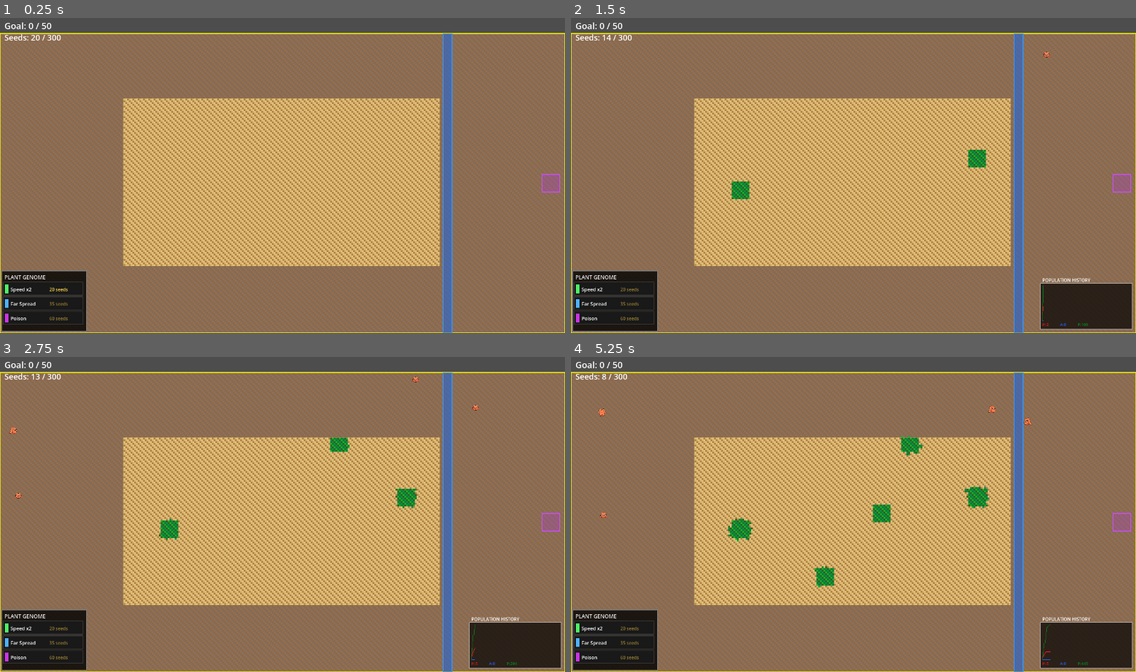
Above: before the commit, frames 1-4 (two rows, left to right).
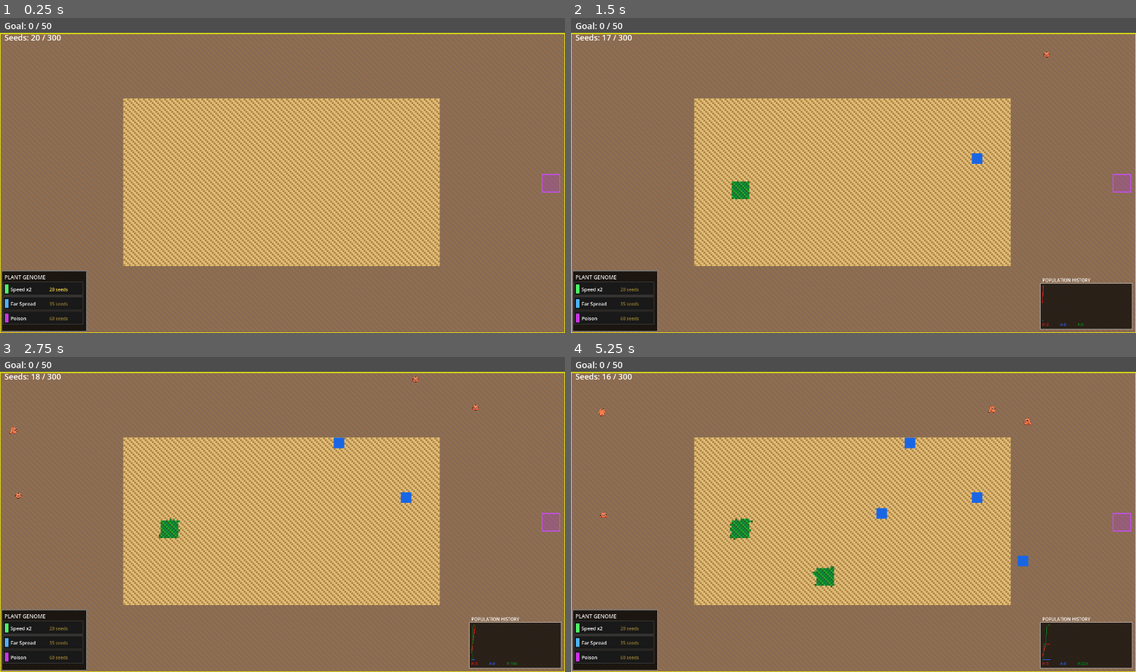
Above: after the commit, the same moments.

Repository: mamo1016/ecosystem-game
Game: Godot game, scene res://world.tscn
Two runs of this game, one before a commit and one after it. Both use one fixed random seed, a clock stepped at 60 frames per second and the inputs below.
Inputs (mouse positions are in pixels of both pictures, inside the frame that each line leads up to):
- Up to frame 1 (0.25 s): no input
- Up to frame 2 (1.5 s): tap Enter at 0.5 s; move the mouse to (977, 159) at 0.52 s; hold Shift 0.53-1.28 s; click (977, 159) at 0.67 s; tap Space at 1.25 s; move the mouse to (740, 191) at 1.27 s; tap Shift at 1.35 s; click (740, 191) at 1.42 s
- Up to frame 3 (2.75 s): tap Enter at 2 s; move the mouse to (339, 445) at 2.02 s; hold Shift from 2.03 s (still down); click (339, 445) at 2.17 s
- Up to frame 4 (5.25 s): move the mouse to (825, 577) at 2.77 s; release Shift at 2.78 s; tap Shift at 2.85, 4.35 s; click (825, 577) at 2.92 s; move the mouse to (1023, 561) at 3.52 s; hold Shift 3.53-4.28 s; click (1023, 561) at 3.67 s; tap Space at 4.25 s; move the mouse to (684, 467) at 4.27 s; click (684, 467) at 4.42 s; move the mouse to (881, 514) at 5.02 s; hold Shift from 5.03 s (still down); click (881, 514) at 5.17 s

The runs differ from the first frame. In frame 1, 1.7% of the frame differs, in the area x 78-81%, y 4-100%; in frame 2, 1.9%; in frame 3, 2.1%; in frame 4, 2.5%, in the area x 5-92%, y 4-100%.

Commit message:
Remove hardcoded river and allow manual water placement with Shift+Click

Diff:
--- a/world.gd
+++ b/world.gd
@@ -81,7 +81,7 @@
 const THIRST_LIMIT  = 900
 
 # --- VISION ---
-const VISION_RANGE    = 30
+const VISION_RANGE    = 60
 const APEX_SCAN_RANGE = 40
 const SCAN_INTERVAL   = 10
 const MAX_HERBIVORES  = 100
@@ -200,7 +200,6 @@
 	zone_y0 = int(MAP_HEIGHT * PLANT_ZONE_MARGIN)
 	zone_x1 = int(MAP_WIDTH  * (1.0 - PLANT_ZONE_MARGIN))
 	zone_y1 = int(MAP_HEIGHT * (1.0 - PLANT_ZONE_MARGIN))
-	river_x  = zone_x1 + 2
 	goal_x   = MAP_WIDTH - GOAL_SIZE - 3
 	goal_y   = MAP_HEIGHT / 2 - GOAL_SIZE / 2
 
@@ -241,6 +240,8 @@
 				var gid := _get_clicked_genome(mp)
 				if gid != "":
 					_buy_genome(gid)
+				elif Input.is_key_pressed(KEY_SHIFT):
+					_debug_place_water()
 				else:
 					plant_seed()
 			MOUSE_BUTTON_RIGHT:  _debug_spawn_predator()
@@ -269,6 +270,18 @@
 
 # ---- DRAWING ----
 
+func _debug_place_water() -> void:
+	var center := _mouse_to_grid()
+	for dx in range(-3, 3):
+		for dy in range(-3, 3):
+			var pos := Vector2i(center.x + dx, center.y + dy)
+			if pos.x >= 0 and pos.x < MAP_WIDTH and pos.y >= 0 and pos.y < MAP_HEIGHT:
+				grid[pos.x][pos.y] = WATER
+				if bg_image:
+					_paint_tile(pos.x, pos.y, COLOR_WATER)
+					bg_dirty = true
+	queue_redraw()
+
 func _draw() -> void:
 	if bg_texture:
 		draw_texture(bg_texture, MAP_OFFSET)
@@ -292,10 +305,6 @@
 		Rect2(MAP_OFFSET.x + zone_x0 * TILE_SIZE, MAP_OFFSET.y + zone_y0 * TILE_SIZE,
 			  (zone_x1 - zone_x0) * TILE_SIZE, (zone_y1 - zone_y0) * TILE_SIZE),
 		Color(0.9, 0.8, 0.4, 0.5), false, 1.0)
-	var rx := MAP_OFFSET.x + river_x * TILE_SIZE
-	draw_rect(Rect2(rx, MAP_OFFSET.y, RIVER_WIDTH * TILE_SIZE, MAP_HEIGHT * TILE_SIZE), Color(0.1, 0.4, 0.9, 0.55))
-	draw_line(Vector2(rx, MAP_OFFSET.y), Vector2(rx, MAP_OFFSET.y + MAP_HEIGHT * TILE_SIZE), Color(0.2, 0.6, 1.0), 1.5)
-	draw_line(Vector2(rx + RIVER_WIDTH * TILE_SIZE, MAP_OFFSET.y), Vector2(rx + RIVER_WIDTH * TILE_SIZE, MAP_OFFSET.y + MAP_HEIGHT * TILE_SIZE), Color(0.2, 0.6, 1.0), 1.5)
 	var gx := MAP_OFFSET.x + goal_x * TILE_SIZE
 	var gy := MAP_OFFSET.y + goal_y * TILE_SIZE
 	var gs := GOAL_SIZE * TILE_SIZE
@@ -423,10 +432,7 @@
 	for x in range(MAP_WIDTH):
 		var col := []
 		col.resize(MAP_HEIGHT)
-		if x >= river_x and x < river_x + RIVER_WIDTH:
-			col.fill(WATER)
-		else:
-			col.fill(EMPTY)
+		col.fill(EMPTY)
 		grid.append(col)
 	if bg_image:
 		for x in range(MAP_WIDTH):
